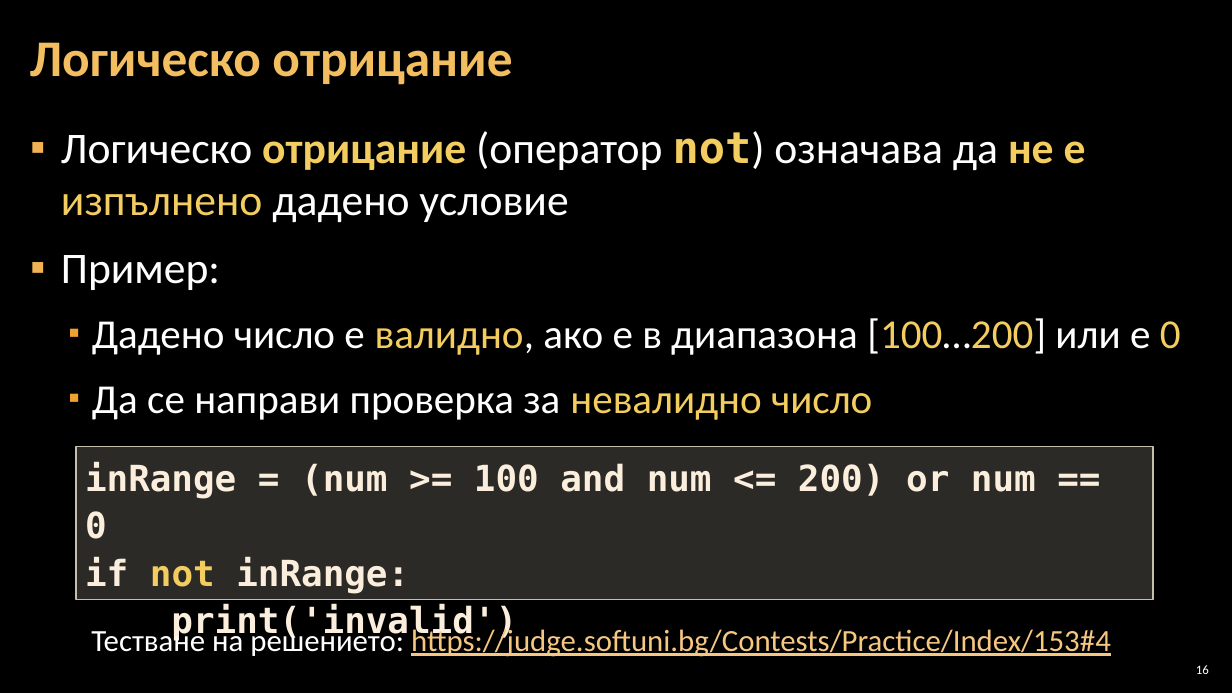
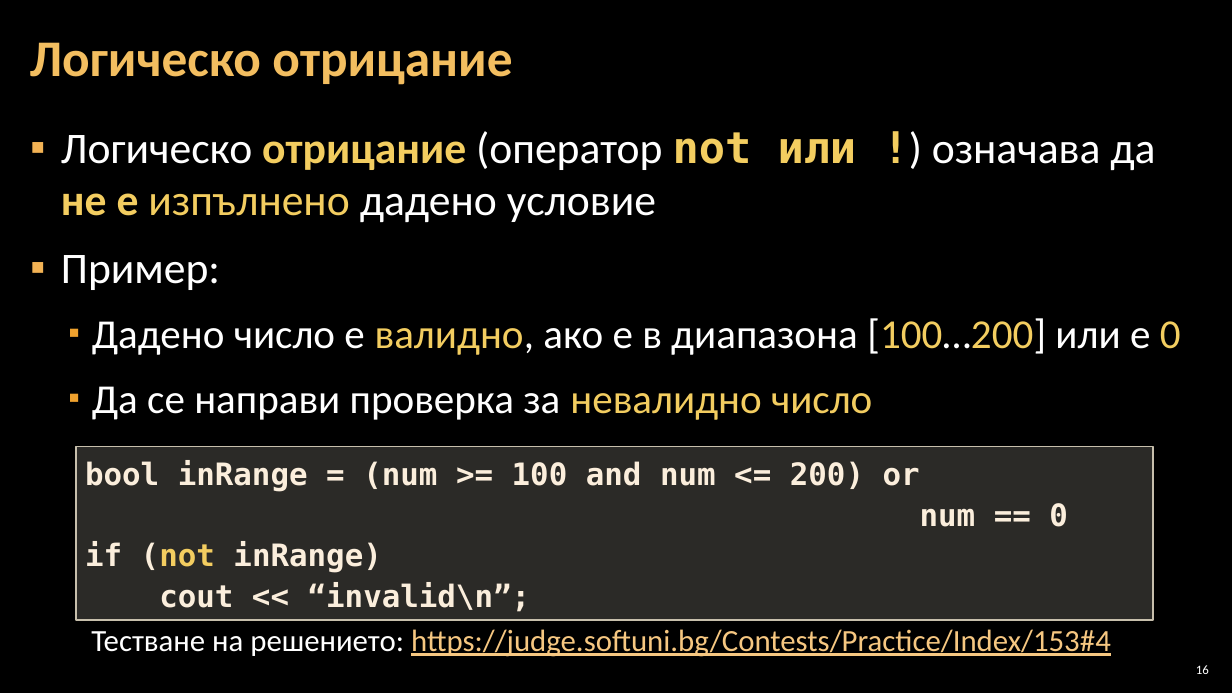
Before and after one commit to Software-University/C-plus-plus, a slide deck: slide 16 of 4. Complex-Conditions/4. Complex-Conditions.pptx. Drawn at 1232x693 pixels with LibreOffice and Linux fonts; fonts in the diff are those of the drawing; background and template pictures are left out. Boxes give left, top, right and bottom in pixels: in the first picture for what was removed or moved away, otherwise in the second. Text is boxed around its words. In the diff, an @@ line names an element or a change of style, - is before the commit and + after.

```diff
--- a/4. Complex-Conditions/4. Complex-Conditions.pptx
+++ b/4. Complex-Conditions/4. Complex-Conditions.pptx
@@ text at box(61, 131, 1155, 222): text changed @@
-▪ Логическо отрицание (оператор not) означава да не е изпълнено дадено условиe
+▪ Логическо отрицание (оператор not или !) означава да не е изпълнено дадено условиe
@@ rectangle "bool inRange = (num >= ...": place and size @@
-rectangle "bool inRange = (num >= ..." at box(76, 446, 1153, 600)
+rectangle "bool inRange = (num >= ..." at box(76, 446, 1153, 620)
@@ text in rectangle at box(85, 460, 1068, 612): text changed; size 28 to 24 pt @@
-inRange = (num >= 100 and num <= 200) or num == 0
-if not inRange:
-print('invalid')
+bool inRange = (num >= 100 and num <= 200) or
+num == 0
+if (not inRange)
+cout << “invalid\n”;
```
Also in this commit, not shown: 13 other slides changed.
